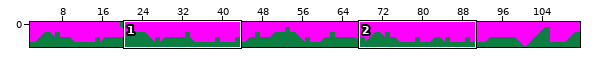
One commit to this Tiled map: assets/level3.tmx. The first picture is a wide view before the edit; the outline marks the close-up.
Close-up. The starting point:
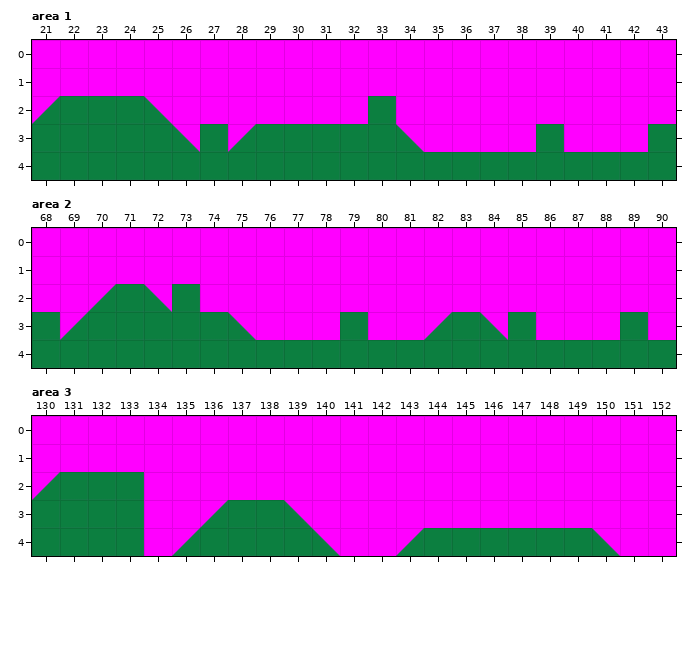
Cells are 64x64 px. Shown: area 1 x 21..43, y 0..4; area 2 x 68..90, y 0..4; area 3 x 130..152, y 0..4. The commit also changed other parts of the map, which this record leaves out.
The result:
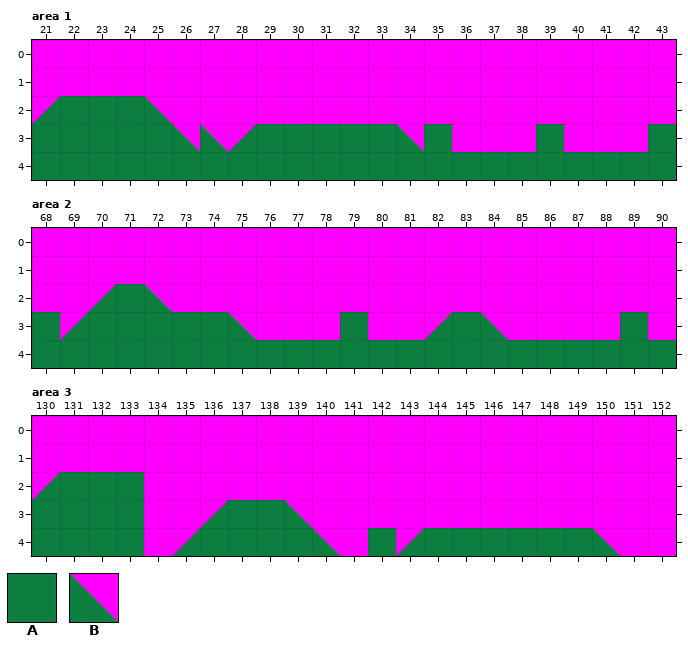
Key: from "sprites": A 0, B 1.
_ is an empty cell.
What changed:
Layer "Enemies", area 1:
The edit adds tile A in row 3 at x 35.
Tile A gives way to tile B in row 3 at x 27.
Tile A is gone in row 2 at x 33.
Layer "Enemies", area 2:
Tile A is gone in row 3 at x 85.
Layer "GoodBoys", area 2:
Tile A is gone in row 2 at x 73.
Layer "Enemies", area 3:
The edit adds tile A in row 4 at x 142.
Boxes around the changes in both close-ups, in picture pixels (x1, y1, x2, y2):
removed: (368, 96, 396, 124)
changed: (200, 124, 228, 152)
added: (424, 124, 452, 152)
removed: (172, 284, 200, 312)
removed: (508, 312, 536, 340)
added: (368, 528, 396, 556)
